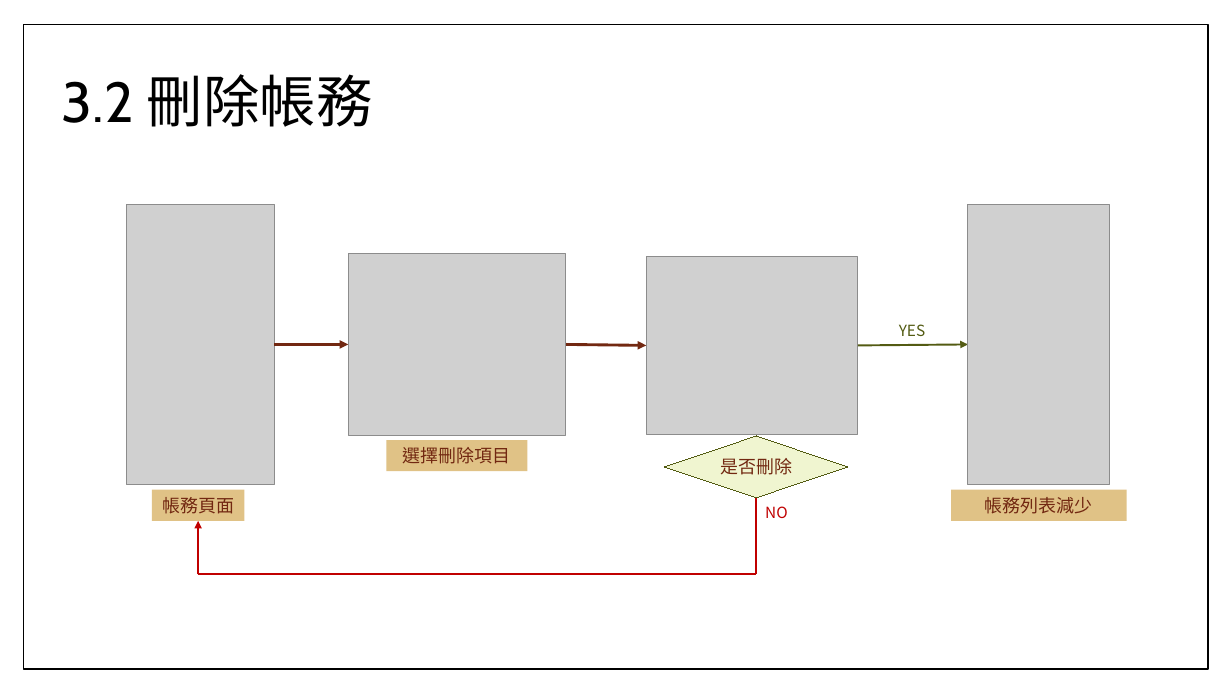
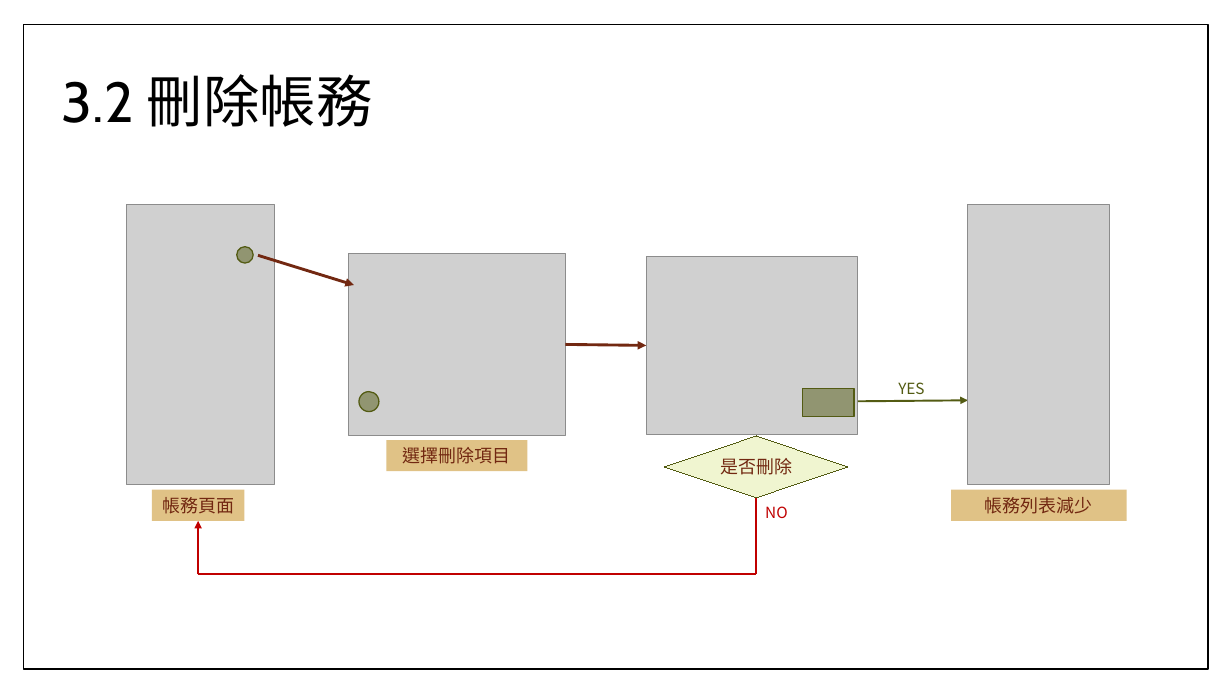
Before and after one commit to TzuHua0706/wk6, a slide deck: slide 13 of UX framework for MoneyCare.pptx. Drawn at 1232x693 pixels with LibreOffice and Linux fonts; fonts in the diff are those of the drawing; grey boxes stand for pictures; background and template pictures are left out. Boxes give left, top, right and bottom in pixels: in the first picture for what was removed or moved away, otherwise in the second. Text is boxed around its words. In the diff, an @@ line names an element or a change of style, - is before the commit and + after.

```diff
--- a/UX framework for MoneyCare.pptx
+++ b/UX framework for MoneyCare.pptx
@@ ellipse added at [237, 247, 253, 263], fill #535C14 at 50% opacity, outline #535C14 1 pt @@
@@ arrow moved from (274, 345) - (348, 345) to (258, 255) - (354, 285) @@
@@ rectangle added at [803, 389, 855, 417], fill #535C14 at 50% opacity, outline #535C14 1 pt @@
@@ text "YES": place and size @@
-text "YES" at [899, 324, 925, 336]
+text "YES" at [898, 382, 924, 394]
@@ ellipse added at [359, 392, 379, 412], fill #535C14 at 50% opacity, outline #535C14 1 pt @@
@@ arrow moved from (859, 346) - (969, 345) to (859, 401) - (969, 400) @@
```
Also in this commit, not shown: 6 other slides changed, 1 other file.
